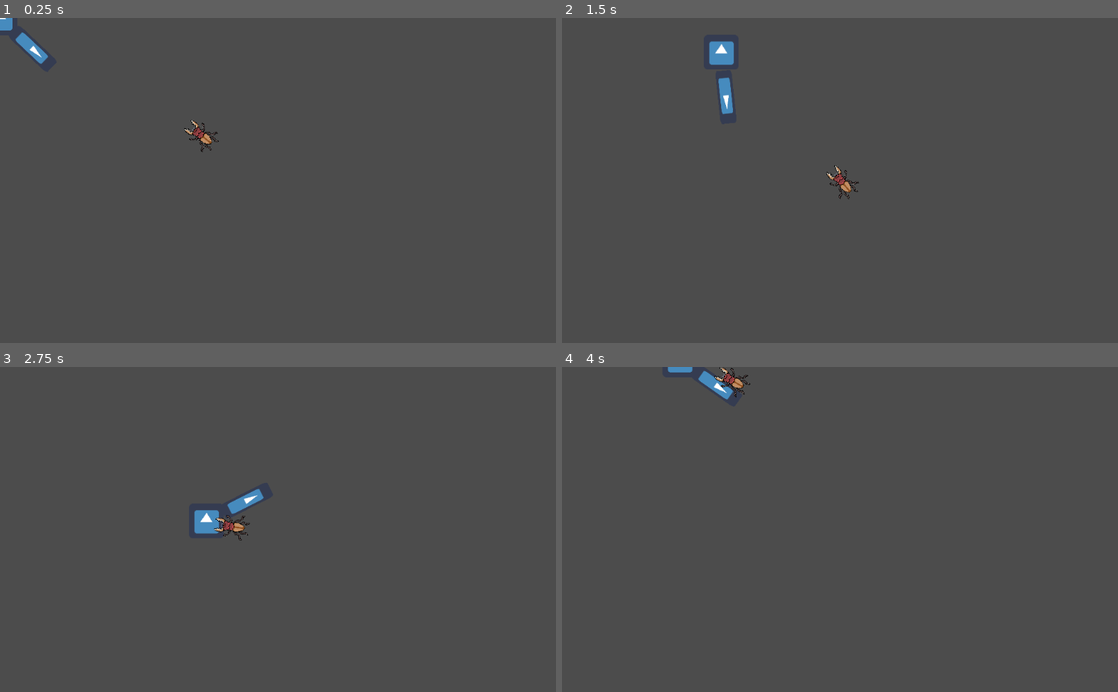
Above: before the commit, frames 1-4 (two rows, left to right).
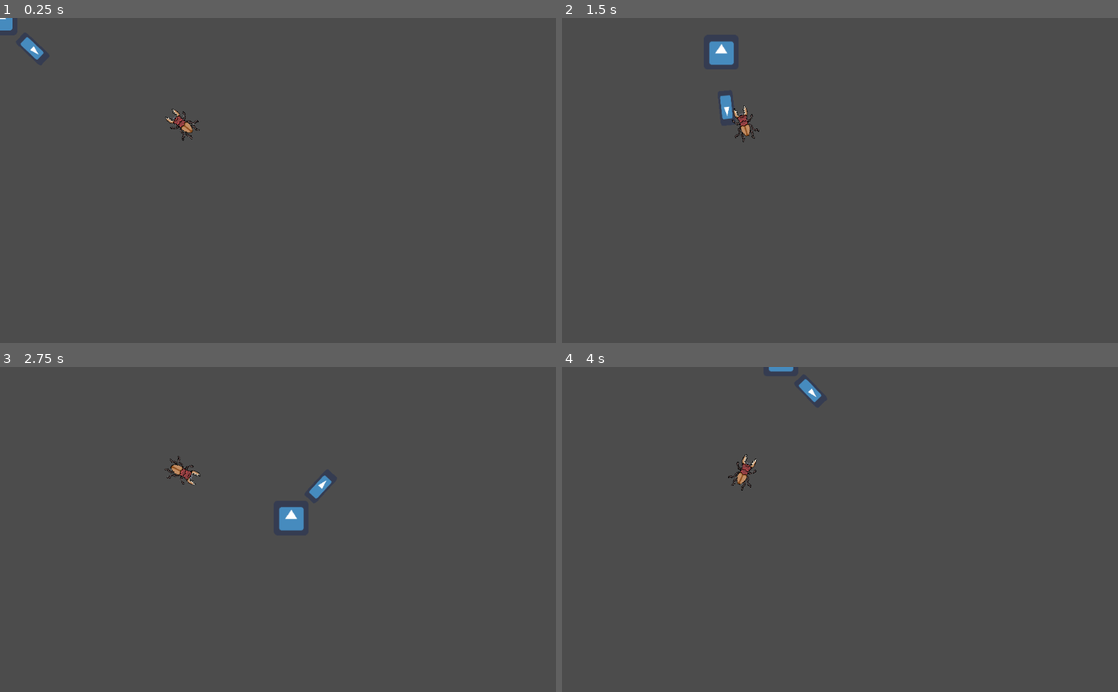
Above: after the commit, the same moments.

Repository: RiddimCrunch/Interco
Game: Godot game, scene res://Scene/World/World.tscn
Same seed, same stepped clock (60 frames per second), same inputs: the game is played once before the commit and once after it. The engine's default icon, where the game draws it, is replaced by a stand-in: a white triangle on a blue panel in a dark square.
Inputs (mouse positions are in pixels of both pictures, inside the frame that each line leads up to):
- Up to frame 1 (0.25 s): no input
- Up to frame 2 (1.5 s): move the mouse to (962, 164) at 0.52 s; hold D (right) 0.53-1.28 s; click (962, 164) at 0.6 s; move the mouse to (728, 196) at 1.27 s; hold S (down) from 1.28 s (still down); click (728, 196) at 1.35 s
- Up to frame 3 (2.75 s): move the mouse to (333, 458) at 2.02 s; release S (down) at 2.03 s; hold D (right) from 2.03 s (still down); click (333, 458) at 2.1 s
- Up to frame 4 (4 s): move the mouse to (812, 594) at 2.77 s; release D (right) at 2.78 s; hold W (up) 2.78-3.53 s; click (812, 594) at 2.85 s; move the mouse to (1006, 578) at 3.52 s; hold A (left) from 3.53 s (still down); click (1006, 578) at 3.6 s

The runs differ from the first frame. In frame 1, 0.5% of the frame differs, in the area x 2-40%, y 4-42%; in frame 2, 0.6%; in frame 3, 1.4%, in the area x 29-60%, y 27-54%; in frame 4, 0.9%.

Commit message:
playernothiting

Diff:
--- a/Enemy.gd
+++ b/Enemy.gd
@@ -4,9 +4,9 @@
 var damage = 10
 export var dammage = 1
 var motion = Vector2.ZERO
-var screen_size = get_viewport_rect().size
+#var screen_size = get_viewport_rect().size
 
-onready var player = get_node("res://Player.tscn")
+#onready var player = get_node("res://Player.tscn")
 
 enum {
 	Attack,
@@ -22,14 +22,18 @@
 var threshold = .1
 var turn_speed = 10
 
+var health = 20
+
 onready var nav = get_parent()
 onready var raycast = $RayCast2D
+
+var player : KinematicBody2D
 
 func move_to(_location):
 	var _target = _location
 
 func _ready():
-	screen_size = get_viewport_rect().size
+#	screen_size = get_viewport_rect().size
 	pass
 
 func _physics_process(delta):
@@ -45,10 +49,10 @@
 			rotate(deg2rad($Look.rotation * turn_speed))
 			if raycast.is_colliding():
 				var collision = raycast.get_collider()
-				print(collision)
+				#print(collision)
 				if collision.is_in_group("Player"):
 					collision.health -= dammage
-					print(collision.health)
+					#print(collision.health)
 
 
 func move_to_target():
@@ -62,3 +66,15 @@
 
 func get_target_path(target_pos):
 	path = nav.get_simple_path(global_transform.origin, target_pos)
+
+
+func _on_Enemy_area_body_entered(body):
+	if body.name == "Player":
+		player = body as Player
+		print(player.name)
+		var isAttacked = player.get_readyAttack()
+		if isAttacked:
+			health -= 10
+			player.set_readyAttack(0)
+			print("As been hit")
+		pass
--- a/Enemy.tscn
+++ b/Enemy.tscn
@@ -1,15 +1,18 @@
-[gd_scene load_steps=5 format=2]
+[gd_scene load_steps=6 format=2]
 
 [ext_resource path="res://Assets/Enemies/bug.PNG" type="Texture" id=1]
 [ext_resource path="res://Enemy.gd" type="Script" id=2]
 
-[sub_resource type="RectangleShape2D" id=1]
-extents = Vector2( 4, 9.33334 )
+[sub_resource type="CapsuleShape2D" id=3]
+radius = 29.0
 
 [sub_resource type="Curve2D" id=2]
 _data = {
 "points": PoolVector2Array(  )
 }
+
+[sub_resource type="RectangleShape2D" id=1]
+extents = Vector2( 8.66667, 2.83333 )
 
 [node name="Enemy" type="KinematicBody2D" groups=["Enemy"]]
 collision_layer = 2
@@ -24,16 +27,25 @@
 scale = Vector2( 0.5, 0.5 )
 texture = ExtResource( 1 )
 
-[node name="CollisionShape2D" type="CollisionShape2D" parent="."]
-position = Vector2( -1, -4 )
-scale = Vector2( 3, 3 )
-shape = SubResource( 1 )
+[node name="Enemy_area" type="Area2D" parent="."]
+
+[node name="HurtBox" type="CollisionShape2D" parent="Enemy_area"]
+position = Vector2( 11, 0 )
+rotation = 1.5708
+shape = SubResource( 3 )
 
 [node name="Path2D" type="Path2D" parent="."]
 curve = SubResource( 2 )
+
+[node name="CollisionShape2D" type="CollisionShape2D" parent="."]
+position = Vector2( 1, -0.5 )
+scale = Vector2( 3, 3 )
+shape = SubResource( 1 )
 
 [node name="Look" type="Node2D" parent="."]
 
 [node name="RayCast2D" type="RayCast2D" parent="."]
 rotation = -1.5708
 enabled = true
+
+[connection signal="body_entered" from="Enemy_area" to="." method="_on_Enemy_area_body_entered"]
--- a/Player.gd
+++ b/Player.gd
@@ -1,12 +1,17 @@
 extends KinematicBody2D
+class_name Player
 
 onready var _weapon = $Fork
+onready var _AnimationPlayer = $Fork/AnimationPlayer
+onready var _CollisionShape = $CollisionShape2D
 
 const SPEED = 400
 const ACCEL = 0.4
 
 var velocity = Vector2.ZERO
 var health = 100
+var dammage = 10
+var readyAttack = false
 
 enum { MOVE, ATTACK, IDLE }
 var states = MOVE
@@ -34,13 +39,23 @@
 		IDLE:
 			pass
 
+	if health <= 0:
+		get_tree().change_scene("res://Scene/End/EndScene.tscn")
+
 
 func move_action():
 	var input_vector = get_input()
 	velocity = move_and_slide(lerp(velocity, input_vector * SPEED, ACCEL), Vector2.UP)
 
 func attack_action():
-	print("ATTACK")
+	_AnimationPlayer.play("Attack")
+	readyAttack = true
+
+func get_readyAttack():
+	return readyAttack
+
+func set_readyAttack(value):
+	readyAttack = value
 
 func get_input():
 	var input_vector := Vector2.ZERO
--- a/Player.tscn
+++ b/Player.tscn
@@ -12,7 +12,7 @@
 
 [sub_resource type="Animation" id=3]
 resource_name = "Attack"
-length = 0.5
+length = 0.4
 tracks/0/type = "value"
 tracks/0/path = NodePath("Sprite2:position")
 tracks/0/interp = 1
@@ -20,13 +20,13 @@
 tracks/0/imported = false
 tracks/0/enabled = true
 tracks/0/keys = {
-"times": PoolRealArray( 0, 0.1, 0.2, 0.3 ),
-"transitions": PoolRealArray( 1, 1, 1, 1 ),
+"times": PoolRealArray( 0, 0.1, 0.2, 0.3, 0.4 ),
+"transitions": PoolRealArray( 1, 1, 1, 1, 1 ),
 "update": 0,
-"values": [ Vector2( 80, 1 ), Vector2( 100, 1 ), Vector2( 110, 1 ), Vector2( 85, 1 ) ]
+"values": [ Vector2( 80, 1 ), Vector2( 100, 1 ), Vector2( 110, 1 ), Vector2( 85, 1 ), Vector2( 80, 1 ) ]
 }
 tracks/1/type = "value"
-tracks/1/path = NodePath("Sprite2/Area2D/HitBox:disabled")
+tracks/1/path = NodePath("Sprite2/Player_area/HitBox:disabled")
 tracks/1/interp = 1
 tracks/1/loop_wrap = true
 tracks/1/imported = false
@@ -56,7 +56,7 @@
 "values": [ Vector2( 83, -5.96046e-08 ) ]
 }
 tracks/1/type = "value"
-tracks/1/path = NodePath("Sprite2/Area2D/HitBox:disabled")
+tracks/1/path = NodePath("Sprite2/Player_area/HitBox:disabled")
 tracks/1/interp = 1
 tracks/1/loop_wrap = true
 tracks/1/imported = false
@@ -68,27 +68,6 @@
 "values": [ false ]
 }
 
-[sub_resource type="AnimationNodeAnimation" id=5]
-animation = "Attack"
-
-[sub_resource type="AnimationNodeAnimation" id=6]
-animation = "Idle"
-
-[sub_resource type="AnimationNodeStateMachineTransition" id=7]
-
-[sub_resource type="AnimationNodeStateMachineTransition" id=8]
-switch_mode = 2
-auto_advance = true
-
-[sub_resource type="AnimationNodeStateMachine" id=9]
-states/Attack/node = SubResource( 5 )
-states/Attack/position = Vector2( 919, 89 )
-states/Idle/node = SubResource( 6 )
-states/Idle/position = Vector2( 647, 89 )
-transitions = [ "Idle", "Attack", SubResource( 7 ), "Attack", "Idle", SubResource( 8 ) ]
-
-[sub_resource type="AnimationNodeStateMachinePlayback" id=10]
-
 [node name="Player" type="KinematicBody2D"]
 script = ExtResource( 2 )
 
@@ -96,28 +75,27 @@
 texture = ExtResource( 1 )
 
 [node name="CollisionShape2D" type="CollisionShape2D" parent="."]
-visible = false
 position = Vector2( 1, 0 )
 shape = SubResource( 1 )
 
 [node name="Fork" type="MeshInstance2D" parent="."]
 script = ExtResource( 3 )
+__meta__ = {
+"_edit_group_": true
+}
 
 [node name="Sprite2" type="Sprite" parent="Fork"]
 position = Vector2( 83, -5.96046e-08 )
 rotation = 1.5708
-scale = Vector2( 0.46875, 1.53125 )
+scale = Vector2( 0.430238, 1.00227 )
 texture = ExtResource( 1 )
-__meta__ = {
-"_edit_group_": true
-}
 
-[node name="Area2D" type="Area2D" parent="Fork/Sprite2"]
+[node name="Player_area" type="Area2D" parent="Fork/Sprite2"]
 position = Vector2( -2.13333, 52.898 )
 rotation = -1.5708
 scale = Vector2( 0.653061, 2.13333 )
 
-[node name="HitBox" type="CollisionShape2D" parent="Fork/Sprite2/Area2D"]
+[node name="HitBox" type="CollisionShape2D" parent="Fork/Sprite2/Player_area"]
 position = Vector2( 118, 0.5 )
 shape = SubResource( 2 )
 
@@ -125,9 +103,3 @@
 anims/Attack = SubResource( 3 )
 anims/Idle = SubResource( 4 )
 anims/RESET = SubResource( 11 )
-
-[node name="AnimationTree" type="AnimationTree" parent="Fork"]
-tree_root = SubResource( 9 )
-anim_player = NodePath("../AnimationPlayer")
-active = true
-parameters/playback = SubResource( 10 )
--- a/Scene/World/World.gd
+++ b/Scene/World/World.gd
@@ -19,7 +19,7 @@
 
 
 func _on_Timer_timeout():
-	print(position.distance_to(player.position) - (position.distance_to(enemy.position)))
+	#print(position.distance_to(player.position) - (position.distance_to(enemy.position)))
 	if (position.distance_to(player.position) - (position.distance_to(enemy.position)) < 200 and position.distance_to(player.position) - (position.distance_to(enemy.position)) > -200):
 		get_tree().call_group("Enemy", 'get_target_path', player.global_transform.origin)
 	else:
--- a/Scene/World/World.tscn
+++ b/Scene/World/World.tscn
@@ -24,7 +24,6 @@
 
 [node name="Timer" type="Timer" parent="."]
 wait_time = 0.1
-autostart = true
 
 [node name="Navigation2D" type="Navigation2D" parent="."]
 
--- a/project.godot
+++ b/project.godot
@@ -7,6 +7,16 @@
 ;   param=value ; assign values to parameters
 
 config_version=4
+
+_global_script_classes=[ {
+"base": "KinematicBody2D",
+"class": "Player",
+"language": "GDScript",
+"path": "res://Player.gd"
+} ]
+_global_script_class_icons={
+"Player": ""
+}
 
 [application]
 
@@ -50,6 +60,21 @@
 "events": [ Object(InputEventMouseButton,"resource_local_to_scene":false,"resource_name":"","device":0,"alt":false,"shi …(212 unchanged characters)…
  ]
 }
+health={
+"deadzone": 0.5,
+"events": [ Object(InputEventKey,"resource_local_to_scene":false,"resource_name":"","device":0,"alt":false,"shift":false,"control":false,"meta":false,"command":false,"pressed":false,"scancode":0,"physical_scancode":49,"unicode":0,"echo":false,"script":null)
+ ]
+}
+def={
+"deadzone": 0.5,
+"events": [ Object(InputEventKey,"resource_local_to_scene":false,"resource_name":"","device":0,"alt":false,"shift":false,"control":false,"meta":false,"command":false,"pressed":false,"scancode":0,"physical_scancode":50,"unicode":0,"echo":false,"script":null)
+ ]
+}
+att={
+"deadzone": 0.5,
+"events": [ Object(InputEventKey,"resource_local_to_scene":false,"resource_name":"","device":0,"alt":false,"shift":false,"control":false,"meta":false,"command":false,"pressed":false,"scancode":0,"physical_scancode":51,"unicode":0,"echo":false,"script":null)
+ ]
+}
 
 [mono]
 
Not shown, changed: .mono/metadata/ide_messaging_meta.txt
Not shown: 1 places in Player.tscn that only renumber resources
